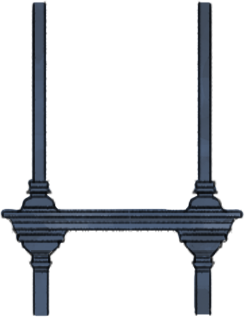
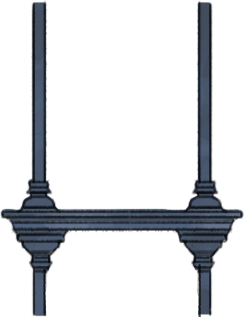
Before/after of a 245×317 layered artwork. What changed in the layer stack:
renamed "pillars" to "Laag 1", opacity 90% → 100%, moved it above "pillars", painted on it over (x1=43, y1=150, x2=202, y2=317)
"pillars": opacity 90% → 100%, painted on it over (x1=43, y1=150, x2=202, y2=316)
painted on "pillar color" over (x1=43, y1=150, x2=202, y2=317)
removed layer "pillar color" (2nd of 2) over (x1=43, y1=150, x2=202, y2=317)
